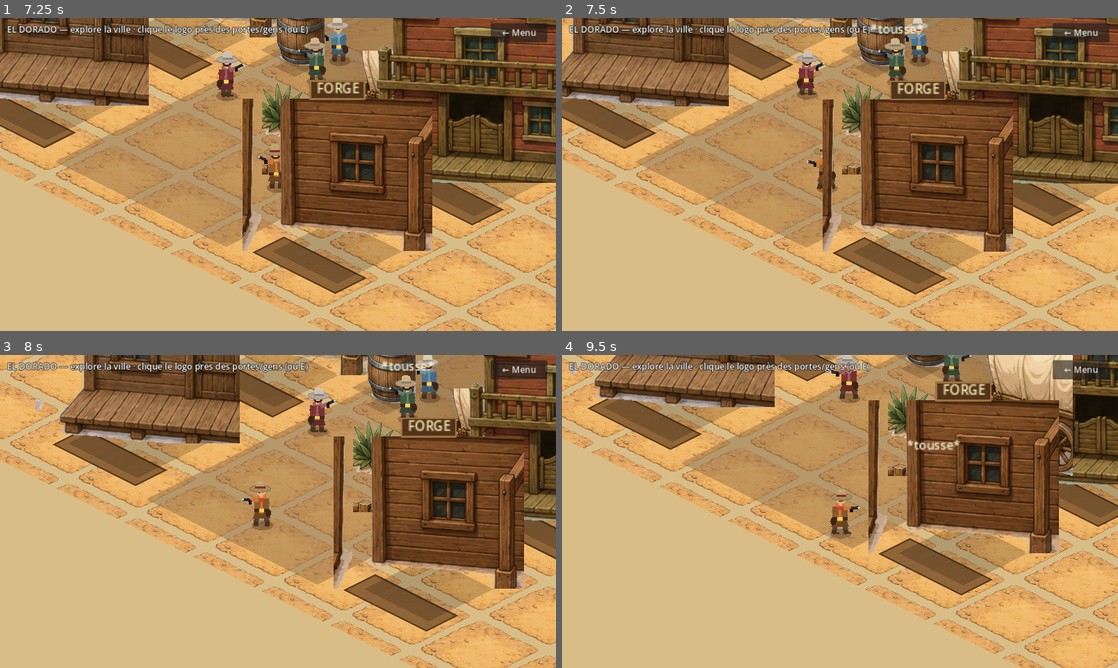
Above: before the commit, frames 1-4 (two rows, left to right).
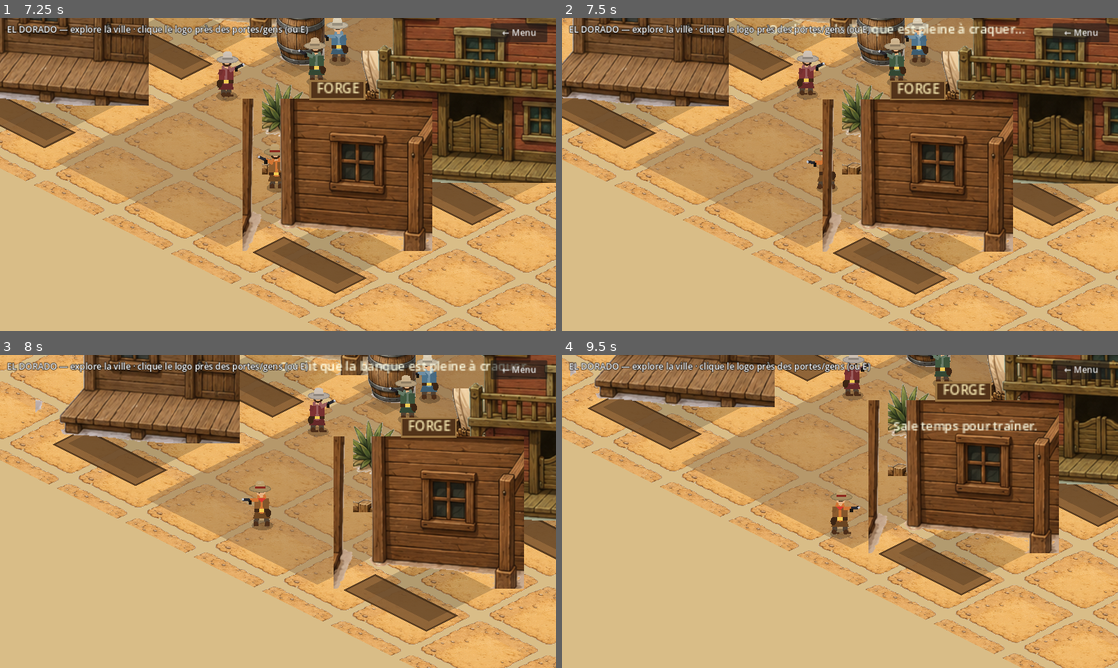
Above: after the commit, the same moments.

Repository: sebadiaz/Cowboys
Game: Godot game, scene res://scenes/Boot.tscn
Two runs of this game, one before a commit and one after it. Both use one fixed random seed, a clock stepped at 60 frames per second and the inputs below.
Inputs (mouse positions are in pixels of both pictures, inside the frame that each line leads up to):
- Up to frame 1 (7.25 s): tap Enter at 0.5 s; move the mouse to (400, 158) at 0.52 s; hold D (move_right) 0.53-1.25 s; hold Space (fire) 0.53-1.25 s; click (400, 158) at 0.67 s; click "🛒 BOUTIQUE (upgrades)" at 1.25 s; click "← Retour au menu" at 2 s; click "JOUER LE BRAQUAGE" at 2.75 s; click "← Menu" at 3.5 s; click "JOUER LE BRAQUAGE" at 4.25 s; drag from (166, 190) to (250, 237) at 5.02 s; move the mouse to (333, 105) at 5.77 s; hold D (move_right) 5.78-6.5 s; hold Space (fire) 5.78-6.5 s; drag from (250, 237) to (111, 127) at 6.52 s
- Up to frame 2 (7.5 s): move the mouse to (1006, 221) at 7.27 s; hold A (move_left) from 7.28 s (still down); hold Space (fire) from 7.28 s (still down)
- Up to frame 3 (8 s): keep holding A (move_left); keep holding Space (fire)
- Up to frame 4 (9.5 s): release A (move_left) at 8 s; release Space (fire) at 8 s; drag from (673, 464) to (756, 433) at 8.02 s; move the mouse to (867, 511) at 8.77 s; hold S (move_down) from 8.78 s (still down); hold Space (fire) from 8.78 s (still down); click (867, 511) at 8.92 s

Frame 1 is identical in both runs. In frame 2, 0.6% of the frame differs, in the area x 37-84%, y 1-6%; in frame 3, 0.8%; in frame 4, 3.7%, in the area x 48-92%, y 0-39%.

Commit message:
Plus de vie: magasin->boutique, diligence, pianiste qui joue
- MAGASIN entrable -> ouvre la boutique d'upgrades; retour contextuel (ville si
  on y est entre, sinon menu). GameManager.goto_shop/goto_shop_from_town/
  leave_shop; main_menu et result_screen passent par goto_shop
- DILIGENCE: un chariot bache (2 chevaux + trainee de poussiere) descend la
  grande rue, attend, puis recommence; dessine en tri de profondeur
- PIANISTE: l'AudioManager synthetise 8 notes de piano (do majeur, son
  honky-tonk legerement desaccorde); le saloon egrene une melodie en boucle
- logo d'action: nouvelle icone shop (🛒)

Verifie: parse/export Web OK; runtime: 8 notes piano generees, melodie qui
defile, diligence qui avance (y120->585 en 6s), magasin->kind=shop (icone 🛒);
captures diligence + logo magasin.

Diff:
--- a/scripts/audio_manager.gd
+++ b/scripts/audio_manager.gd
@@ -51,6 +51,10 @@
 	_streams["win"] = _make(0.70, func(t): return _win(t))
 	_streams["lose"] = _make(0.80, func(t): return _lose(t))
 	_streams["click"] = _make(0.06, func(t): return _click(t))
+	# Notes de piano (gamme de do majeur) pour la mélodie du saloon.
+	var scale := [261.63, 293.66, 329.63, 349.23, 392.00, 440.00, 493.88, 523.25]
+	for i in scale.size():
+		_streams["piano%d" % i] = _make(0.55, _piano.bind(float(scale[i])))
 
 
 ## Crée un AudioStreamWAV mono 16 bits à partir d'une fonction échantillon f(t).
@@ -92,6 +96,14 @@
 	var e := _env(t, 0.002, 0.16)
 	var body := _noise() * 0.7 + _tone(t, 130.0) * 0.5
 	return body * e * e
+
+func _piano(t: float, freq: float) -> float:
+	# Note "honky-tonk" : fondamentale + harmoniques, attaque vive, déclin doux,
+	# avec une corde légèrement désaccordée (saloon).
+	var e := _env(t, 0.004, 0.5)
+	var s := _tone(t, freq) * 0.6 + _tone(t, freq * 2.0) * 0.22 + _tone(t, freq * 3.0) * 0.1
+	s += _tone(t, freq * 1.01) * 0.18   # désaccord léger
+	return s * e * e
 
 func _hit_guard(t: float) -> float:
 	var e := _env(t, 0.001, 0.13)
--- a/scripts/game_manager.gd
+++ b/scripts/game_manager.gd
@@ -9,12 +9,15 @@
 const SCENE_MISSION := "res://scenes/MissionRoot.tscn"
 const SCENE_RESULT := "res://scenes/ResultScreen.tscn"
 const SCENE_LEVEL_SELECT := "res://scenes/LevelSelect.tscn"
+const SCENE_SHOP := "res://scenes/ShopScreen.tscn"
 
 const LEVEL_COUNT := 3
 ## Niveau en cours de jeu (1..LEVEL_COUNT).
 var current_level: int = 1
 ## Position de réapparition en ville (ex. en sortant du saloon). Zero = défaut.
 var town_return_pos := Vector2.ZERO
+## La boutique a-t-elle été ouverte depuis la ville (retour en ville) ?
+var shop_from_town := false
 
 ## Résultat de la dernière mission jouée, lu par ResultScreen.
 var last_result := {
@@ -37,6 +40,28 @@
 ## Entre dans le saloon (depuis la ville).
 func goto_saloon() -> void:
 	_change_scene(SCENE_SALOON)
+
+
+## Ouvre la boutique d'upgrades (depuis le menu / l'écran de résultat).
+func goto_shop() -> void:
+	shop_from_town = false
+	_change_scene(SCENE_SHOP)
+
+
+## Ouvre la boutique depuis le Magasin de la ville (le retour ramène en ville).
+func goto_shop_from_town(pos := Vector2.ZERO) -> void:
+	shop_from_town = true
+	town_return_pos = pos
+	_change_scene(SCENE_SHOP)
+
+
+## Quitte la boutique : retour en ville si on y était entré, sinon au menu.
+func leave_shop() -> void:
+	if shop_from_town:
+		shop_from_town = false
+		_change_scene(SCENE_TOWN)
+	else:
+		_change_scene(SCENE_MAIN_MENU)
 
 
 ## Revient en ville à une position donnée (ex. devant la porte du saloon).
--- a/scripts/main_menu.gd
+++ b/scripts/main_menu.gd
@@ -73,7 +73,7 @@
 
 
 func _on_shop() -> void:
-	get_tree().change_scene_to_file("res://scenes/ShopScreen.tscn")
+	GameManager.goto_shop()
 
 
 func _on_visual_test() -> void:
--- a/scripts/result_screen.gd
+++ b/scripts/result_screen.gd
@@ -98,7 +98,7 @@
 
 
 func _on_shop() -> void:
-	get_tree().change_scene_to_file("res://scenes/ShopScreen.tscn")
+	GameManager.goto_shop()
 
 
 func _on_menu() -> void:
--- a/scripts/saloon.gd
+++ b/scripts/saloon.gd
@@ -30,6 +30,11 @@
 var _cam := Vector2.ZERO
 var _toast: Label
 var _rng := RandomNumberGenerator.new()
+
+# Mélodie du pianiste (indices dans la gamme ; -1 = silence).
+const MELODY := [0, 2, 4, 2, 4, 5, 4, -1, 2, 4, 0, 2, 4, -1, 0, -1]
+var _beat_t := 0.6
+var _beat_i := 0
 
 
 func _ready() -> void:
@@ -96,6 +101,7 @@
 	_update_interaction()
 	for n in _npcs:
 		NpcAI.update(n, delta, _blocked, _rng)
+	_play_piano(delta)
 	_cam = _cam.lerp(_camera_target(), clampf(delta * 8.0, 0.0, 1.0))
 	position = _cam
 	_hint_t += delta
@@ -147,6 +153,18 @@
 	_action_btn.position = position + local * scale - _action_btn.size * 0.5
 
 
+## Le pianiste égrène la mélodie en boucle (ambiance saloon).
+func _play_piano(delta: float) -> void:
+	_beat_t -= delta
+	if _beat_t > 0.0:
+		return
+	_beat_t = 0.34
+	var n: int = MELODY[_beat_i]
+	_beat_i = (_beat_i + 1) % MELODY.size()
+	if n >= 0:
+		AudioManager.play("piano%d" % n, -9.0, 0.0)
+
+
 func _talk(npc) -> void:
 	var lines: Array = npc["lines"]
 	if lines.is_empty():
--- a/scripts/shop_screen.gd
+++ b/scripts/shop_screen.gd
@@ -43,9 +43,9 @@
 	scroll.add_child(_rows)
 
 	var back := Button.new()
-	back.text = "← Retour au menu"
+	back.text = "← Retour à la ville" if GameManager.shop_from_town else "← Retour au menu"
 	back.custom_minimum_size = Vector2(0, 54)
-	back.pressed.connect(func(): get_tree().change_scene_to_file("res://scenes/MainMenu.tscn"))
+	back.pressed.connect(func(): GameManager.leave_shop())
 	col.add_child(back)
 
 	_rebuild()
--- a/scripts/town.gd
+++ b/scripts/town.gd
@@ -25,6 +25,7 @@
 const PLAYER_RADIUS := 15.0
 const TALK_RADIUS := 95.0
 const WELL := Vector2(1100, 980)
+const TOWN_RETURN_MAGASIN := Vector2(760, 1360)   # réapparition devant le Magasin
 
 var _player_pos := Vector2(1100, 1620)
 var _facing := Vector2.UP
@@ -50,6 +51,14 @@
 var _toast: Label
 var _rng := RandomNumberGenerator.new()
 
+# Diligence qui traverse la grande rue (ambiance).
+const COACH_A := Vector2(1010, 120)
+const COACH_B := Vector2(1010, 1720)
+const COACH_SPEED := 135.0
+var _coach_pos := COACH_A
+var _coach_wait := 2.5
+var _dust_t := 0.0
+
 
 func _ready() -> void:
 	_rng.randomize()
@@ -77,7 +86,7 @@
 	_add_building(R_HOUSE, Vector2(760, 900), 195.0, "HÔTEL", Color(0.92, 0.96, 1.0),
 			"Hôtel de la Frontière — chambres à l'étage, 2 $ la nuit.", Vector2(180, 120))
 	_add_building(R_SHED, Vector2(760, 1240), 185.0, "MAGASIN", Color(1.0, 0.96, 0.85),
-			"Magasin général — cartouches, cordes, conserves de haricots.", Vector2(170, 115))
+			"Magasin général — améliore ton équipement.", Vector2(170, 115), "shop")
 	_add_building(R_HOUSE, Vector2(760, 1560), 190.0, "ÉGLISE", Color(0.95, 0.95, 1.0),
 			"Petite église en bois — une prière avant le casse ?", Vector2(170, 115))
 	# Côté est de la rue (x ~ 1440).
@@ -177,6 +186,7 @@
 		_update_interaction()
 	for n in _npcs:
 		NpcAI.update(n, delta, _blocked, _rng)
+	_update_coach(delta)
 	_cam = _cam.lerp(_camera_target(), clampf(delta * 8.0, 0.0, 1.0))
 	position = _cam
 	_hint_t += delta
@@ -215,8 +225,8 @@
 			if d < best:
 				best = d
 				_target_anchor = b["pos"] + Vector2(0, 60)
-				if b["enter"] == "saloon":
-					_target_kind = "saloon"
+				if b["enter"] != "":
+					_target_kind = b["enter"]   # "saloon" | "shop"
 					_near_label = "Entrer au %s" % b["label"]
 				else:
 					_target_kind = "flavor"
@@ -235,6 +245,7 @@
 	match _target_kind:
 		"bank": _enter_bank()
 		"saloon": GameManager.goto_saloon()
+		"shop": GameManager.goto_shop_from_town(TOWN_RETURN_MAGASIN)
 		"npc": _talk(_target_npc)
 		"flavor": _show_toast(_target_flavor)
 
@@ -243,6 +254,7 @@
 func _action_icon() -> String:
 	match _target_kind:
 		"bank", "saloon": return "🚪"
+		"shop": return "🛒"
 		"npc": return "💬"
 		"flavor": return "👁"
 	return ""
@@ -278,6 +290,23 @@
 	_show_toast("%s : « %s »" % [npc["name"], lines[i]])
 
 
+## Diligence : descend la rue, attend, puis recommence. Laisse un peu de poussière.
+func _update_coach(delta: float) -> void:
+	if _coach_wait > 0.0:
+		_coach_wait -= delta
+		if _coach_wait <= 0.0:
+			_coach_pos = COACH_A
+		return
+	_coach_pos.y += COACH_SPEED * delta
+	_dust_t -= delta
+	if _coach_pos.y >= COACH_B.y:
+		_coach_wait = _rng.randf_range(5.0, 9.0)
+
+
+func _coach_active() -> bool:
+	return _coach_wait <= 0.0
+
+
 func _move(motion: Vector2) -> void:
 	var p := _player_pos
 	var nx := p + Vector2(motion.x, 0)
@@ -376,12 +405,15 @@
 		items.append({"d": Iso.depth(p["pos"]), "k": "p", "o": p})
 	for n in _npcs:
 		items.append({"d": Iso.depth(n["pos"]), "k": "n", "o": n})
+	if _coach_active():
+		items.append({"d": Iso.depth(_coach_pos), "k": "coach", "o": null})
 	items.append({"d": Iso.depth(_player_pos), "k": "me", "o": null})
 	items.sort_custom(func(a, b): return a["d"] < b["d"])
 	for it in items:
 		match it["k"]:
 			"b": _draw_building(it["o"])
 			"p": _billboard(it["o"]["region"], it["o"]["pos"], it["o"]["h"], Color.WHITE)
+			"coach": _draw_coach()
 			"n":
 				var n: Dictionary = it["o"]
 				var f := _screen_facing(n["pos"], n["facing"])
@@ -432,6 +464,31 @@
 	draw_colored_polygon(PackedVector2Array([
 		b + Vector2(-26, -52), b + Vector2(0, -66), b + Vector2(26, -52), b + Vector2(0, -44)]),
 		Color(0.55, 0.30, 0.18))
+
+
+## Diligence : 2 chevaux + chariot bâché + traînée de poussière.
+func _draw_coach() -> void:
+	# Poussière derrière (vers l'amont = nord).
+	for i in range(3):
+		var dp := Iso.project(_coach_pos - Vector2(0, 30.0 + i * 26.0))
+		draw_circle(dp + Vector2(_rng.randf_range(-4, 4), -6), 9.0 - i * 2.0, Color(0.72, 0.6, 0.42, 0.22))
+	# Chevaux devant (vers l'aval = sud).
+	_horse(_coach_pos + Vector2(0, 46))
+	_horse(_coach_pos + Vector2(0, 64))
+	# Chariot bâché.
+	_billboard(R_WAGON, _coach_pos, 150.0, Color.WHITE)
+
+
+func _horse(world_pos: Vector2) -> void:
+	var b := Iso.project(world_pos)
+	draw_colored_polygon(_diamond_shadow(b, 16.0), Color(0, 0, 0, 0.18))
+	var body := Color(0.34, 0.22, 0.13)
+	draw_colored_polygon(_rect_diamond(Rect2(world_pos.x - 16, world_pos.y - 8, 32, 16)), body)
+	# Pattes + tête.
+	for dx in [-12, -4, 4, 12]:
+		draw_line(b + Vector2(dx * 0.7, -2), b + Vector2(dx * 0.7, 8), body.darkened(0.2), 2.5)
+	draw_circle(b + Vector2(-14, -16), 5.0, body)          # tête
+	draw_line(b + Vector2(-10, -14), b + Vector2(-2, -22), body.darkened(0.15), 2.0)  # encolure
 
 
 func _draw_building(b: Dictionary) -> void:
Not shown, changed: TODO.md
